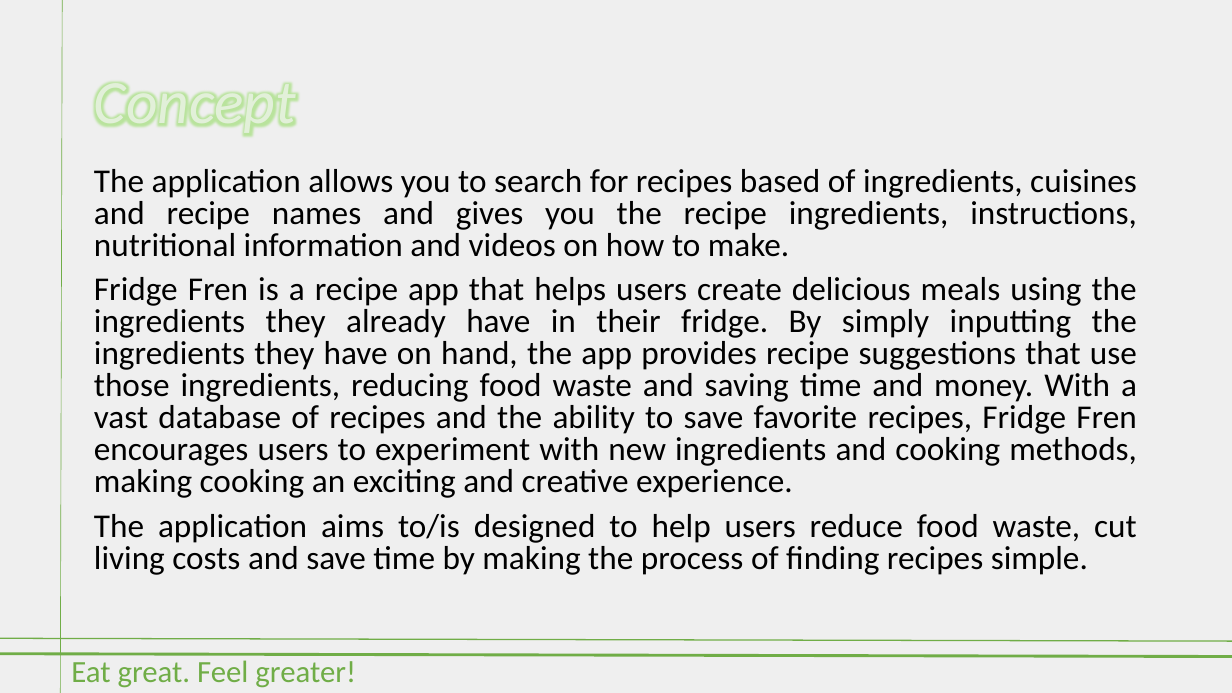
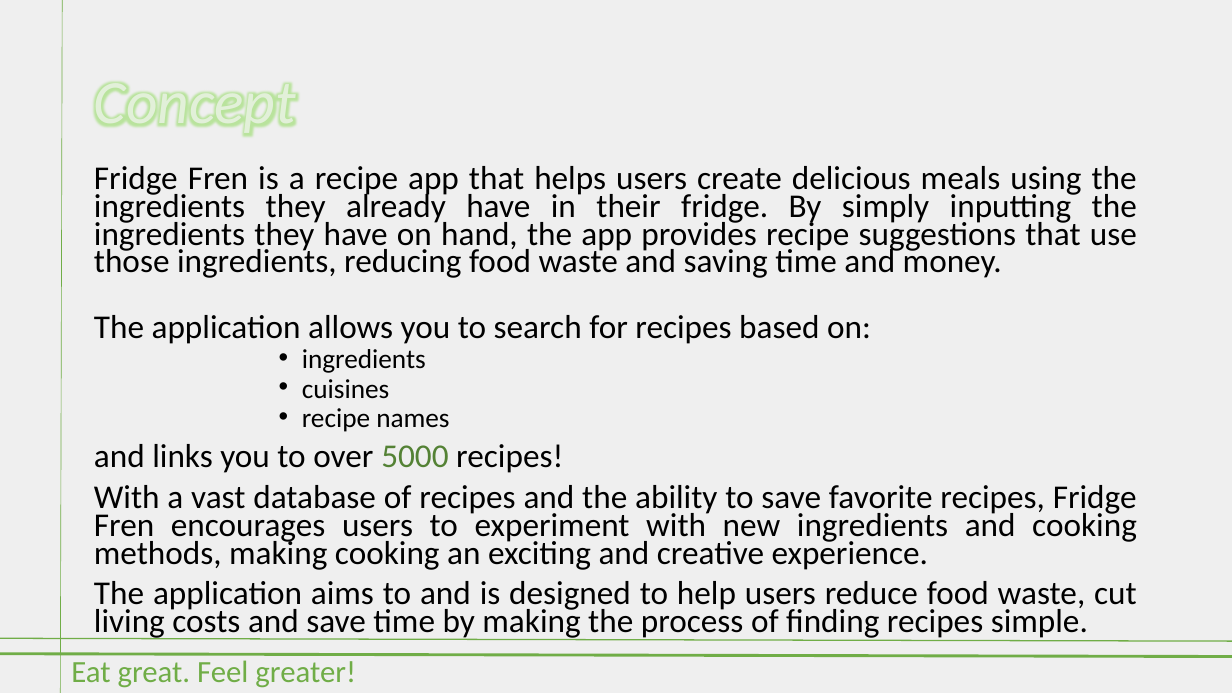
Before and after one commit to stanno03/Fridge-Fren, a slide deck: slide 3 of Fridge Fren.pptx. Drawn at 1232x693 pixels with LibreOffice and Linux fonts; fonts in the diff are those of the drawing. Boxes give left, top, right and bottom in pixels: in the first picture for what was removed or moved away, otherwise in the second. Text is boxed around its words. In the diff, an @@ line names an element or a change of style, - is before the commit and + after.

Commit message:
FINAL PPT

```diff
--- a/Fridge Fren.pptx
+++ b/Fridge Fren.pptx
@@ text at <box>94,166,1137,641</box>: text changed @@
-The application allows you to search for recipes based of ingredients, cuisines and recipe names and gives you the recipe ingredients, instructions, nutritional information and videos on how to make.
-Fridge Fren is a recipe app that helps users create delicious meals using the ingredients they already have in their fridge. By simply inputting the ingredients they have on hand, the app provides recipe suggestions that use those ingredients, reducing food waste and saving time and money. With a vast database of recipes and the ability to save favorite recipes, Fridge Fren encourages users to experiment with new ingredients and cooking methods, making cooking an exciting and creative experience.
-The application aims to/is designed to help users reduce food waste, cut living costs and save time by making the process of finding recipes simple.
+Fridge Fren is a recipe app that helps users create delicious meals using the ingredients they already have in their fridge. By simply inputting the ingredients they have on hand, the app provides recipe suggestions that use those ingredients, reducing food waste and saving time and money.
+The application allows you to search for recipes based on:
+        • ingredients
+        • cuisines
+        • recipe names
+and links you to over 5000 recipes!
+With a vast database of recipes and the ability to save favorite recipes, Fridge Fren encourages users to experiment with new ingredients and cooking methods, making cooking an exciting and creative experience.
+The application aims to and is designed to help users reduce food waste, cut living costs and save time by making the process of finding recipes simple.
```
Also in this commit, not shown: 9 other slides changed.
